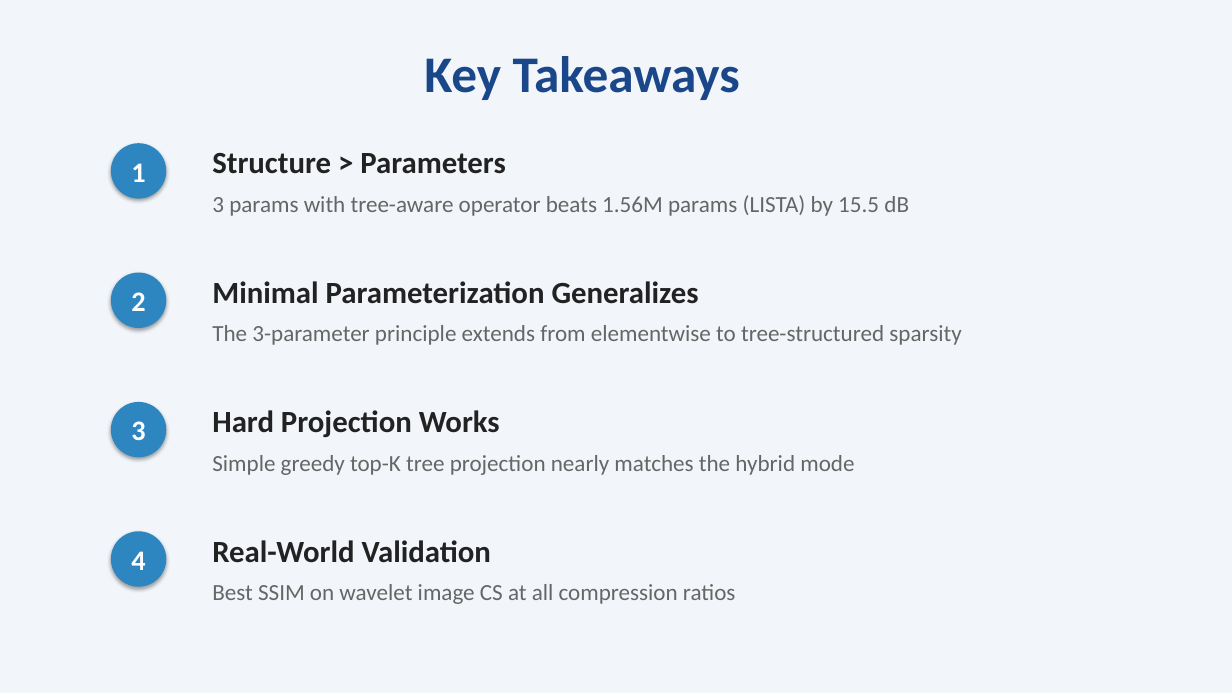
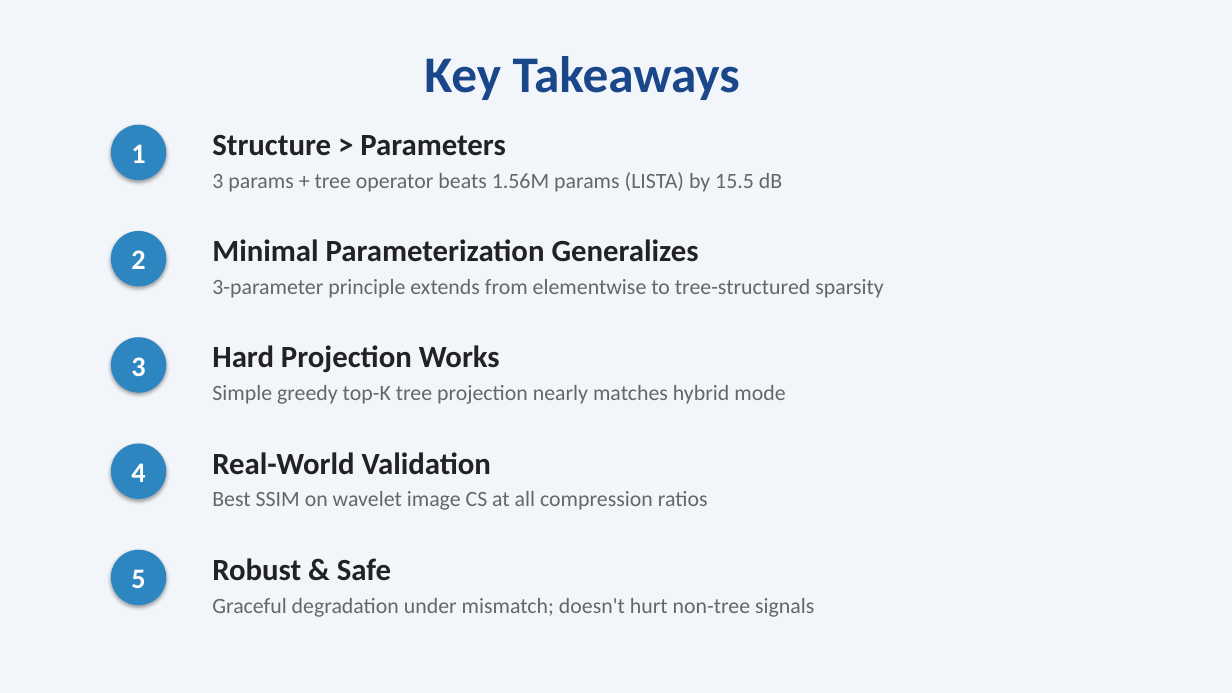
Before and after one commit to ALPHAGOD12/tree-hyperlista, a slide deck: slide 18 of paper/tree_hyperlista_slides.pptx (slide 13 before the commit). Drawn at 1232x693 pixels with LibreOffice and Linux fonts; fonts in the diff are those of the drawing. Boxes give left, top, right and bottom in pixels: in the first picture for what was removed or moved away, otherwise in the second. Text is boxed around its words. In the diff, an @@ line names an element or a change of style, - is before the commit and + after.

```diff
--- a/paper/tree_hyperlista_slides.pptx
+++ b/paper/tree_hyperlista_slides.pptx
@@ ellipse "1": place and size @@
-ellipse "1" at bbox=[111, 143, 166, 199]
+ellipse "1" at bbox=[111, 125, 166, 180]
@@ text "Structure > Parameters": place and size @@
-text "Structure > Parameters" at bbox=[212, 153, 505, 174]
+text "Structure > Parameters" at bbox=[212, 135, 505, 156]
@@ text at bbox=[212, 172, 782, 192]: text changed; size 18 to 17 pt @@
-3 params with tree-aware operator beats 1.56M params (LISTA) by 15.5 dB
+3 params + tree operator beats 1.56M params (LISTA) by 15.5 dB
@@ ellipse "2": place and size @@
-ellipse "2" at bbox=[111, 273, 166, 328]
+ellipse "2" at bbox=[111, 231, 166, 287]
@@ text "Minimal Parameterization Generalizes": place and size @@
-text "Minimal Parameterization Generalizes" at bbox=[212, 281, 699, 304]
+text "Minimal Parameterization Generalizes" at bbox=[212, 239, 699, 262]
@@ text at bbox=[212, 279, 883, 298]: text changed; size 18 to 17 pt @@
-The 3-parameter principle extends from elementwise to tree-structured sparsity
+3-parameter principle extends from elementwise to tree-structured sparsity
@@ ellipse "3": place and size @@
-ellipse "3" at bbox=[111, 402, 166, 457]
+ellipse "3" at bbox=[111, 337, 166, 393]
@@ text "Hard Projection Works": place and size @@
-text "Hard Projection Works" at bbox=[212, 410, 500, 437]
+text "Hard Projection Works" at bbox=[212, 345, 500, 372]
@@ text at bbox=[212, 385, 785, 404]: text changed; size 18 to 17 pt @@
-Simple greedy top-K tree projection nearly matches the hybrid mode
+Simple greedy top-K tree projection nearly matches hybrid mode
@@ ellipse "4": place and size @@
-ellipse "4" at bbox=[111, 531, 166, 587]
+ellipse "4" at bbox=[111, 444, 166, 499]
@@ text "Real-World Validation": place and size @@
-text "Real-World Validation" at bbox=[212, 540, 491, 563]
+text "Real-World Validation" at bbox=[212, 452, 491, 475]
@@ text "Best SSIM on wavelet image ...": place and size @@
-text "Best SSIM on wavelet image ..." at bbox=[212, 584, 735, 604]
+text "Best SSIM on wavelet image ..." at bbox=[212, 491, 708, 510]
@@ text "Best SSIM on wavelet image ..." at bbox=[212, 491, 708, 510]: size 18 to 17 pt @@
@@ ellipse added at bbox=[111, 550, 166, 605], fill #2E86C1, 22 pt, text #FFFFFF, bold @@
+5
@@ text added at bbox=[212, 558, 391, 581], 24 pt, text #222222, bold @@
+Robust & Safe
@@ text added at bbox=[212, 598, 814, 617], 17 pt, text #666666 @@
+Graceful degradation under mismatch; doesn't hurt non-tree signals
```
Also in this commit, not shown: 9 other slides changed, 5 slides added, 3 other files.
